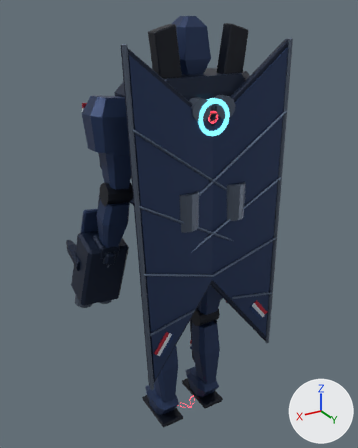
The glTF model public/assets/models/combat/m01.glb, before and after one commit.
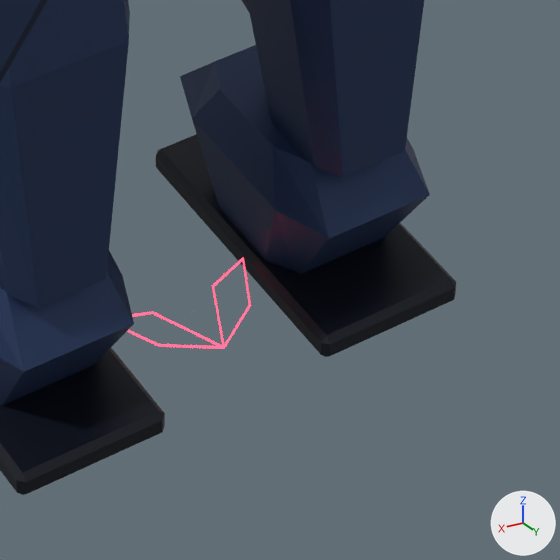
The first picture shows the older version from a 50 mm lens placed at (3.5, 5.57, 6.13), pointed at (-0.61, -1.28, 2.7). The close-ups show the older and then the newer version on the part from 45% to 66% of the width and 80% to 97% of the height of that picture. Only the edits that show in the close-ups are written down. Every picture has the same lights, and +X, +Y and +Z are marked at lower right. Where no turn or scale is listed for an object, it has been applied to the vertices. Vertices at exactly the same position are counted once.

In view in the first close-up: 'Export_ankle_l_armor', 'Export_ankle_l_dark', 'Export_ankle_r_armor', 'Export_ankle_r_dark', 'Export_fx_atk_field_tell_fx_accent', 'Export_knee_l_armor', 'Export_knee_r_armor', 'Export_wing_l_armor' and 1 more.
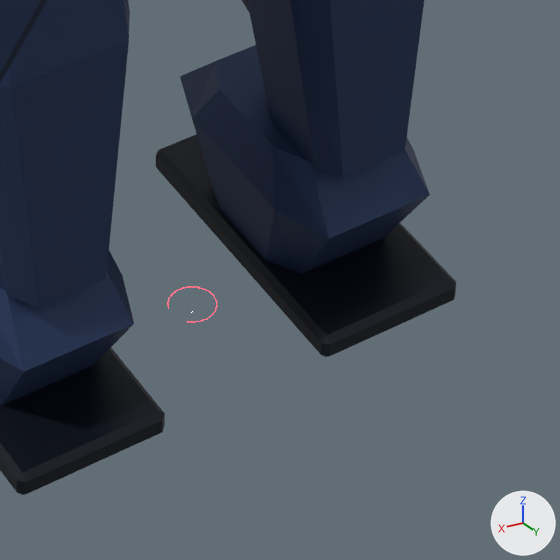
ob_fx_atk_field_tell is not drawn itself; it is the parent of ob_export_fx_atk_field_tell_fx_accent.

Pixel boxes (x1, y1, x2, y2) of what changed, in the close-ups (560 x 560 px):
'Export_fx_atk_field_tell_fx_accent', reshaped, rescaled
    before: (127, 258, 251, 349)
    after: (167, 286, 217, 322)

The change, as a list of edits to the scene's bpy script:
```text
Change me_export_fx_atk_field_tell_fx_accent:
    used by ob_export_fx_atk_field_tell_fx_accent; parent = ob_fx_atk_field_tell; location = (0.0, 0.0, 0.0)
    remove me_export_fx_atk_field_tell_fx_accent.from_pydata(...)  # 64 vertices, 96 faces; spans x -0.77..0.77, y -0.33..0.55, z 0.01..0.03
    add me_export_fx_atk_field_tell_fx_accent.from_pydata(...)  # 110 vertices, 72 faces; spans x -0.64..0.61, y -0.64..0.64, z 0.25..0.27
    me_export_fx_atk_field_tell_fx_accent part 1: 64 vertices removed from x -0.77..0.77, y -0.33..0.55, z 0.01..0.03; 110 vertices added at x -0.64..0.61, y -0.64..0.64, z 0.25..0.27
Change ob_fx_atk_field_tell:
    ob_fx_atk_field_tell.scale: (0.251, 0.251, 0.251) -> (0.0894, 0.0894, 0.0894)
```
